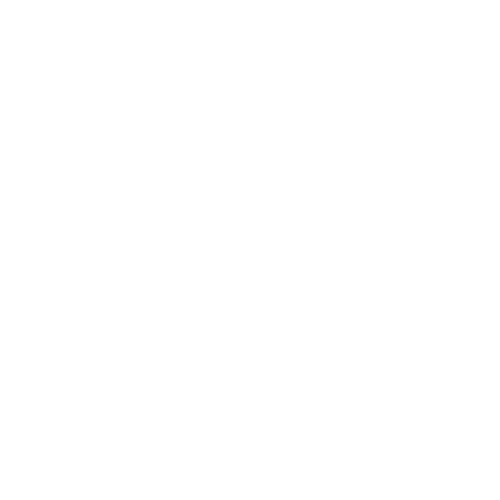
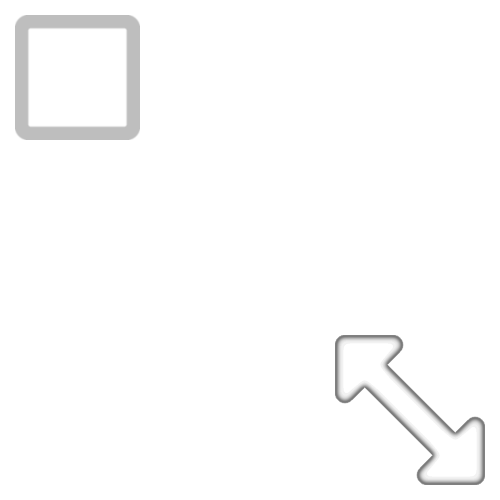
Layer changes from the first (500, 500) image to the second:
added group "Quest Tracker Resizable" with 2 layers above "Set Default Abstract Reward Image" over <box>335,335,485,485</box>
added layer "Resize" in group "Quest Tracker Resizable" over <box>335,335,485,485</box>
hid group "Run DB Migration" (1 layers) over <box>335,335,348,404</box>
showed group "Check Box" (2 layers) over <box>15,15,140,140</box>
showed "off" over <box>15,15,140,140</box>
